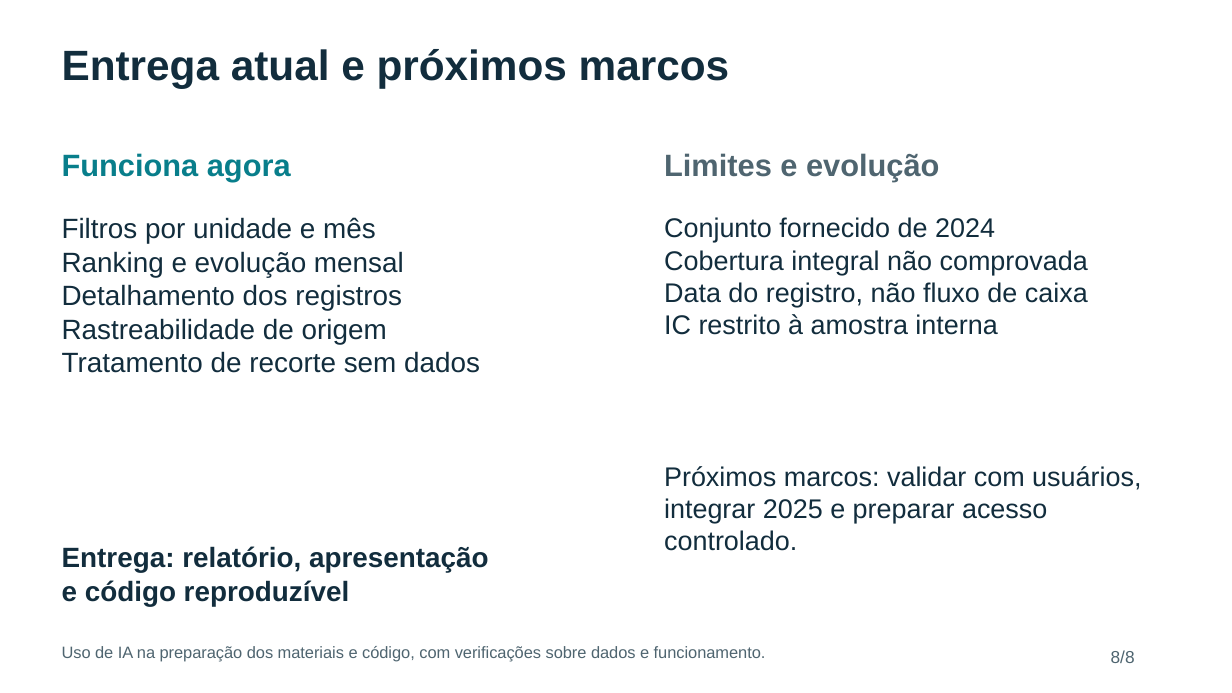
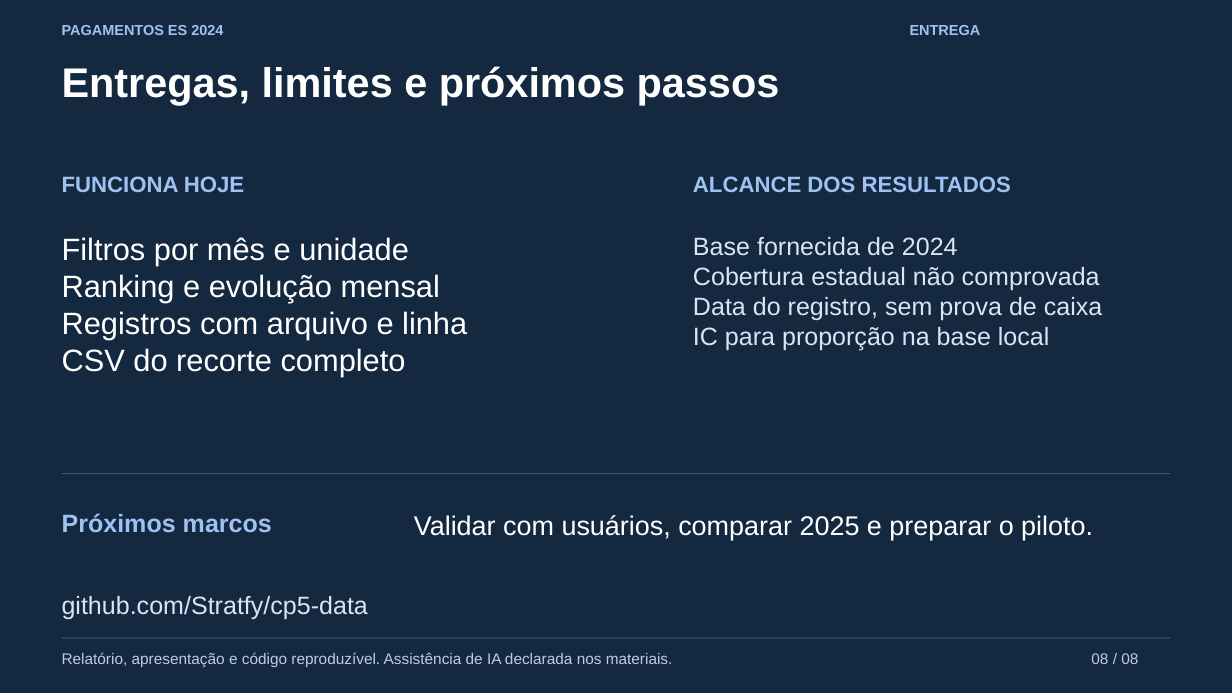
Before and after one commit to Stratfy/cp5-data, a slide deck: slide 8 of docs/apresentacao_pagamentos_es_2024.pptx. Drawn at 1232x693 pixels with LibreOffice and Linux fonts; fonts in the diff are those of the drawing. Boxes give left, top, right and bottom in pixels: in the first picture for what was removed or moved away, otherwise in the second. Text is boxed around its words. In the diff, an @@ line names an element or a change of style, - is before the commit and + after.

Commit message:
Finaliza painel corporativo e materiais de entrega

```diff
--- a/docs/apresentacao_pagamentos_es_2024.pptx
+++ b/docs/apresentacao_pagamentos_es_2024.pptx
@@ background #FFFFFF to #14283F @@
@@ text added at [62, 25, 223, 35], 11.2 pt, text #9FC2F3, bold @@
+PAGAMENTOS ES 2024
@@ text added at [910, 25, 981, 35], 11.2 pt, text #9FC2F3, bold @@
+ENTREGA
@@ text at [62, 66, 780, 105]: text changed; size 33 to 32.2 pt; text colour #122D3D to #FFFFFF @@
-Entrega atual e próximos marcos
+Entregas, limites e próximos passos
@@ text at [62, 176, 244, 192]: text changed; size 24 to 17.2 pt; text colour #087E8B to #9FC2F3 @@
-Funciona agora
+FUNCIONA HOJE
@@ text removed at [664, 153, 939, 181] @@
-Limites e evolução
@@ text added at [693, 176, 1011, 192], 17.2 pt, text #9FC2F3, bold @@
+ALCANCE DOS RESULTADOS
@@ text at [62, 237, 409, 266]: text changed; size 21.8 to 24 pt; text colour #122D3D to #FFFFFF @@
-Filtros por unidade e mês
+Filtros por mês e unidade
@@ text "Filtros por mês e unidade": place and size @@
-text "Filtros por mês e unidade" at [62, 217, 480, 373]
+text "Filtros por mês e unidade" at [62, 237, 467, 377]
@@ text at [693, 237, 1102, 351]: text changed; size 21 to 19.5 pt; text colour #122D3D to #D9E5F4 @@
-Conjunto fornecido de 2024
-Cobertura integral não comprovada
-Data do registro, não fluxo de caixa
-IC restrito à amostra interna
+Base fornecida de 2024
+Cobertura estadual não comprovada
+Data do registro, sem prova de caixa
+IC para proporção na base local
@@ text at [62, 274, 440, 303]: size 21.8 to 24 pt, text colour #122D3D to #FFFFFF in "Ranking e evolução mensal" @@
@@ text at [62, 311, 467, 377]: text changed; size 21.8 to 24 pt; text colour #122D3D to #FFFFFF @@
-Detalhamento dos registros
-Rastreabilidade de origem
-Tratamento de recorte sem dados
+Registros com arquivo e linha
+CSV do recorte completo
@@ line added from (62, 473) to (1171, 473), #42576F 0.75 pt @@
@@ text added at [62, 513, 272, 533], 19.5 pt, text #9FC2F3, bold @@
+Próximos marcos
@@ text at [414, 515, 1093, 540]: text changed; text colour #122D3D to #FFFFFF @@
-Próximos marcos: validar com usuários, integrar 2025 e preparar acesso controlado.
+Validar com usuários, comparar 2025 e preparar o piloto.
@@ text removed at [62, 546, 489, 606] @@
-Entrega: relatório, apresentação
-e código reproduzível
@@ text added at [62, 596, 368, 619], 19.5 pt, text #D9E5F4 @@
+github.com/Stratfy/cp5-data
@@ text at [62, 652, 673, 667]: text changed; size 12.8 to 12 pt; text colour #4F6570 to #BCCDE2 @@
-Uso de IA na preparação dos materiais e código, com verificações sobre dados e funcionamento.
+Relatório, apresentação e código reproduzível. Assistência de IA declarada nos materiais.
@@ line added from (62, 639) to (1171, 639), #42576F 0.75 pt @@
@@ text added at [1091, 653, 1138, 664], 12 pt, text #BCCDE2 @@
+08 / 08
@@ text removed at [1111, 650, 1135, 663] @@
-8/8
```
Also in this commit, not shown: 4 other slides changed, 3 slides added, 3 slides removed, 14 other files.
